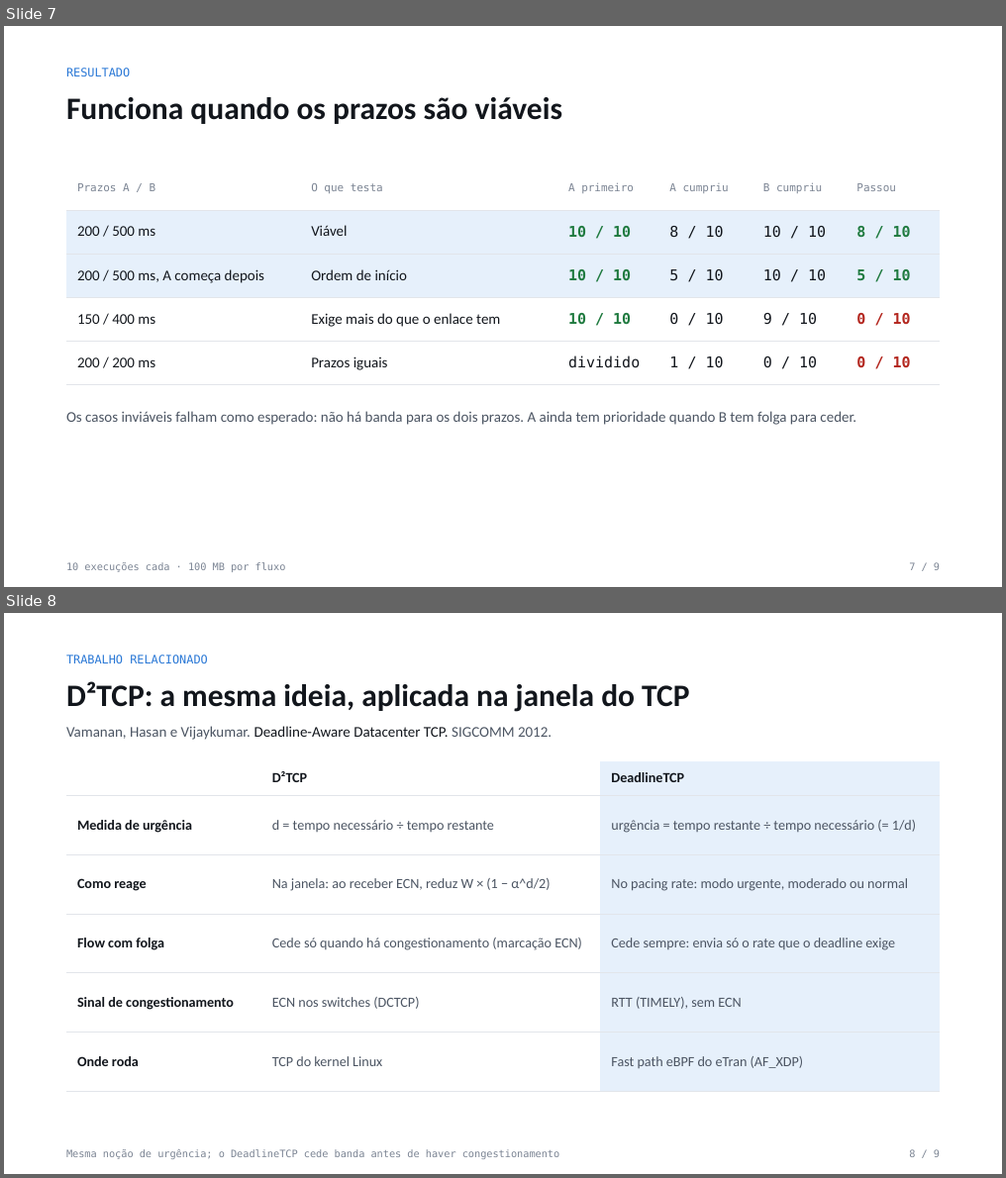
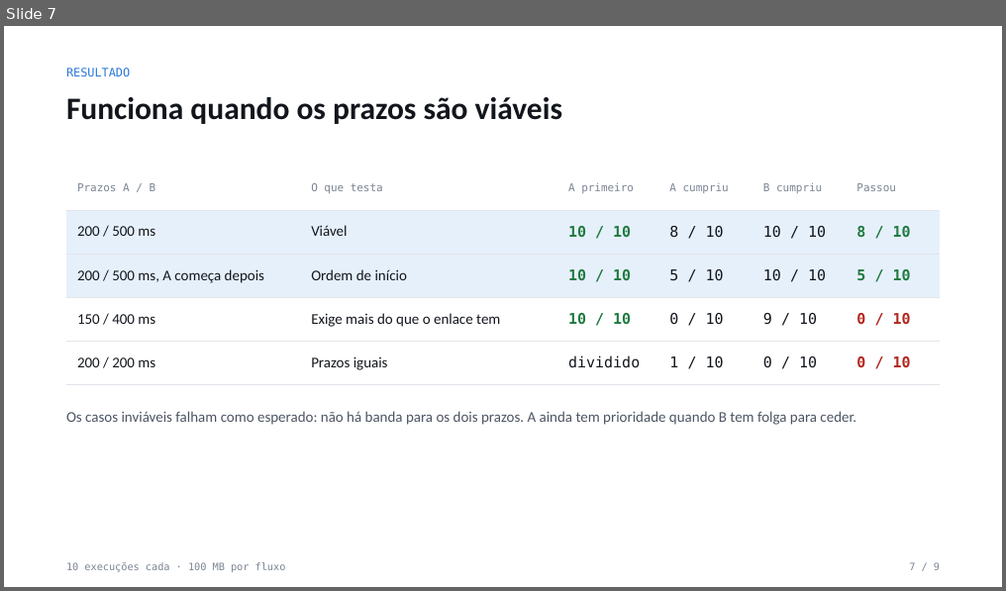
Before and after one commit to MarcusMoraesOliveira/eTran-DeadlineTCP, a slide deck: slides/DeadlineTCP_Fase5.pptx. Shown one above the other, each under a label of ours: slides 7 and 8 before the commit, slide 7 after it. The pictures are 1006x1178 and 1006x591 pixels, drawn with LibreOffice and Linux fonts; fonts in the diff are those of the drawing. Boxes give left, top, right and bottom in pixels: in the first picture for what was removed or moved away, otherwise in the second. Text is boxed around its words. In the diff, an @@ line names an element or a change of style, - is before the commit and + after.

```diff
--- a/slides/DeadlineTCP_Fase5.pptx
+++ b/slides/DeadlineTCP_Fase5.pptx
@@ slide 8 removed at box(4, 613, 1002, 1174), background #FFFFFF @@
@@ text removed at box(66, 655, 208, 663) @@
-TRABALHO RELACIONADO
@@ text removed at box(66, 681, 689, 712) @@
-D²TCP: a mesma ideia, aplicada na janela do TCP
@@ text removed at box(66, 726, 551, 740) @@
-Vamanan, Hasan e Vijaykumar. Deadline-Aware Datacenter TCP. SIGCOMM 2012.
@@ table removed at box(66, 761, 939, 1092), 6 rows, 3 columns @@
- | D²TCP | DeadlineTCP
-Medida de urgência | d = tempo necessário ÷ tempo restante | urgência = tempo restante ÷ tempo necessário (= 1/d)
-Como reage | Na janela: ao receber ECN, reduz W × (1 − α^d/2) | No pacing rate: modo urgente, moderado ou normal
-Flow com folga | Cede só quando há congestionamento (marcação ECN) | Cede sempre: envia só o rate que o deadline exige
-Sinal de congestionamento | ECN nos switches (DCTCP) | RTT (TIMELY), sem ECN
-Onde roda | TCP do kernel Linux | Fast path eBPF do eTran (AF_XDP)
@@ text removed at box(66, 1150, 559, 1159) @@
-Mesma noção de urgência; o DeadlineTCP cede banda antes de haver congestionamento
@@ text removed at box(909, 1150, 940, 1157) @@
-8 / 9
```
Also in this commit, not shown: 1 slide added, 2 other files.
